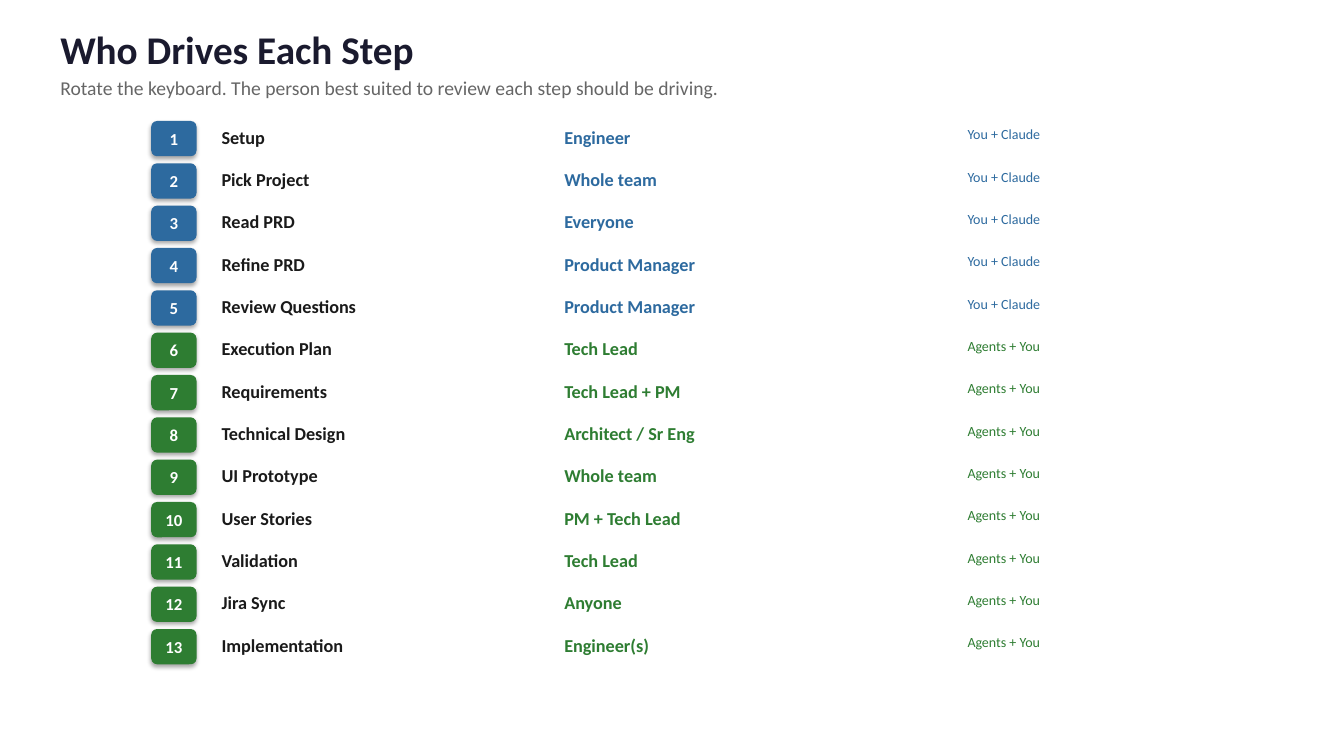
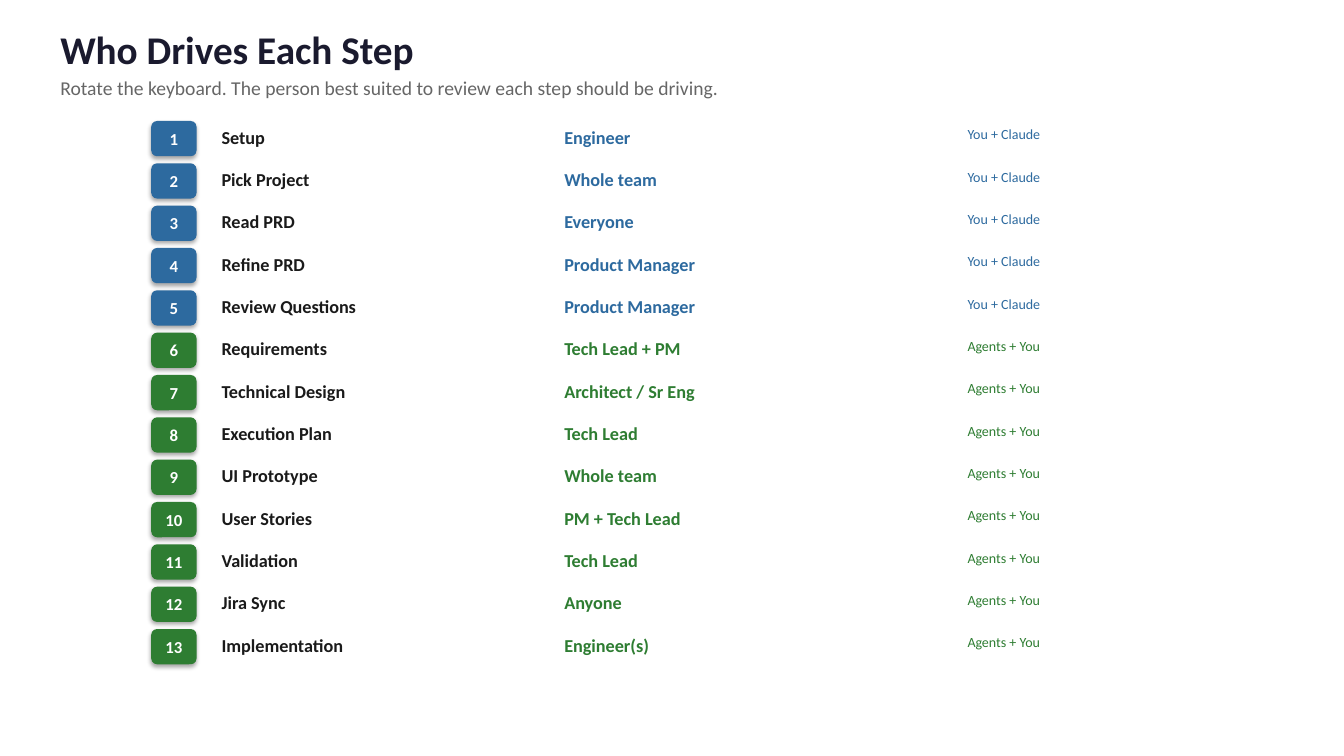
Before and after one commit to Rajdip-Personal/itinerary-restaurant-builder, a slide deck: slide 2 of docs/workshop-flow-diagram.pptx. Drawn at 1344x756 pixels with LibreOffice and Linux fonts; fonts in the diff are those of the drawing. Boxes give left, top, right and bottom in pixels: in the first picture for what was removed or moved away, otherwise in the second. Text is boxed around its words. In the diff, an @@ line names an element or a change of style, - is before the commit and + after.

Commit message:
update pptx to move plan after design

```diff
--- a/docs/workshop-flow-diagram.pptx
+++ b/docs/workshop-flow-diagram.pptx
@@ 3 texts: place and size @@
-3 texts at bbox=[222, 385, 694, 443]
+3 texts at bbox=[222, 342, 694, 401]
@@ text at bbox=[564, 342, 681, 355]: text changed @@
-Tech Lead
+Tech Lead + PM
@@ text "Execution Plan": place and size @@
-text "Execution Plan" at bbox=[222, 342, 332, 355]
+text "Execution Plan" at bbox=[222, 427, 332, 440]
@@ text at bbox=[564, 427, 638, 440]: text changed @@
-Tech Lead + PM
+Tech Lead
```
Also in this commit, not shown: 1 other slide changed.
